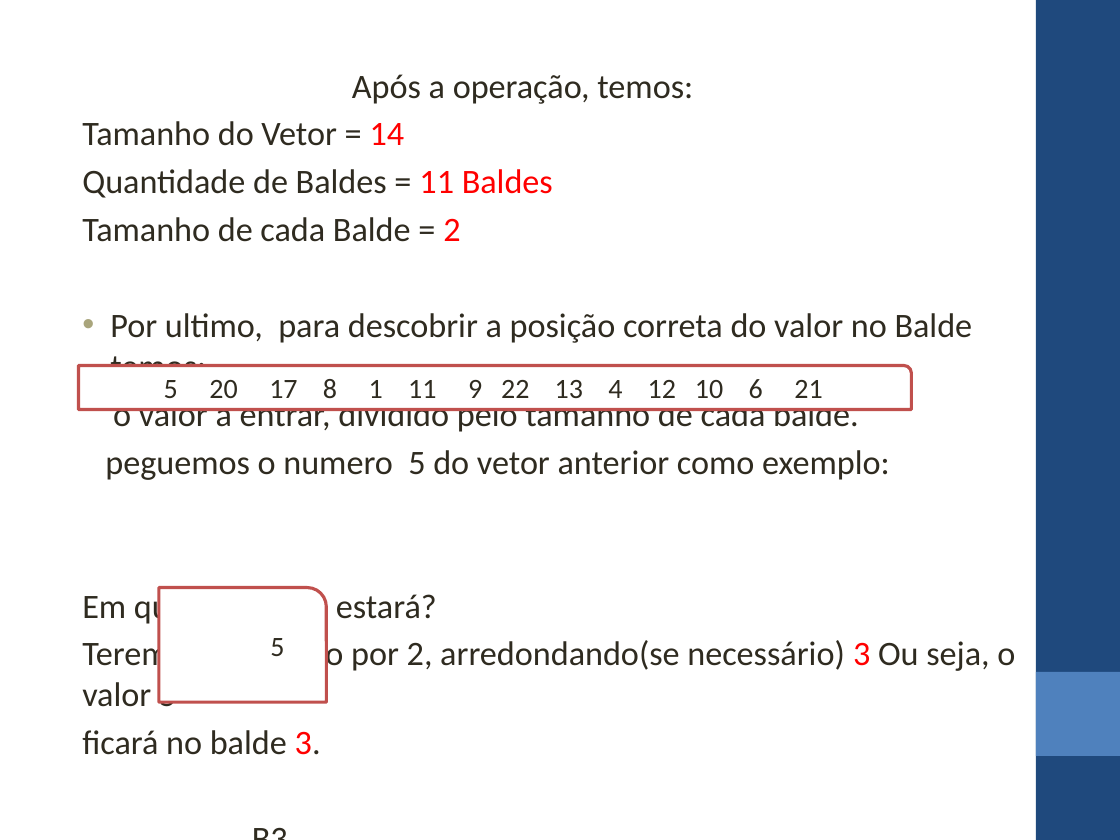
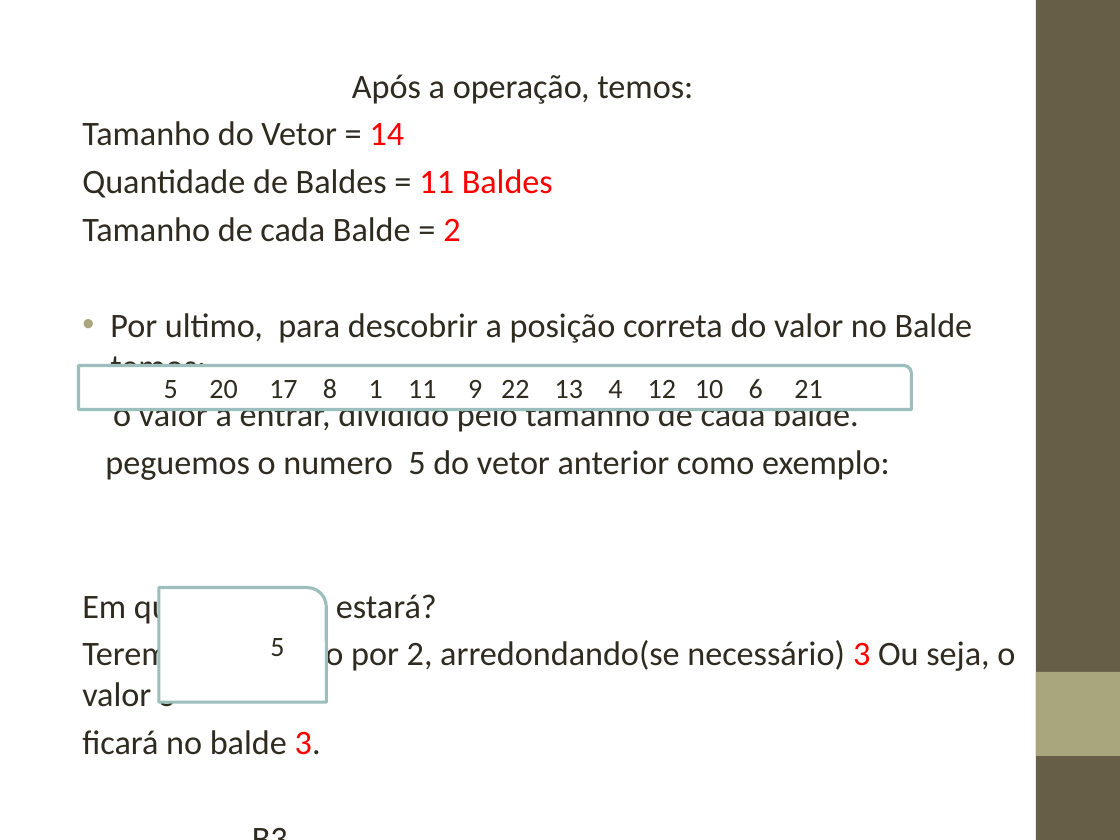
Before and after one commit to sisunigit/EDBucketSort, a slide deck: slide 10 of Documentos/Estrutura de Dados Trabalho.pptx. Drawn at 1120x840 pixels with LibreOffice and Linux fonts; fonts in the diff are those of the drawing. Boxes give left, top, right and bottom in pixels: in the first picture for what was removed or moved away, otherwise in the second. Text is boxed around its words. In the diff, an @@ line names an element or a change of style, - is before the commit and + after.

```diff
--- a/Documentos/Estrutura de Dados Trabalho.pptx
+++ b/Documentos/Estrutura de Dados Trabalho.pptx
@@ rectangle at bbox=[1036, 0, 1120, 840]: fill #1F497D to #675E47 @@
@@ round rect "5 20 17 8 1 ..." at bbox=[78, 365, 912, 409]: outline #C0504D 2 pt to #9CBEBD 2.01 pt @@
@@ round rect at bbox=[159, 588, 327, 702]: outline #C0504D 2 pt to #9CBEBD 2.01 pt @@
@@ rectangle at bbox=[1036, 672, 1120, 756]: fill #4F81BD to #A9A57C @@
```
Also in this commit, not shown: 9 other slides changed.
